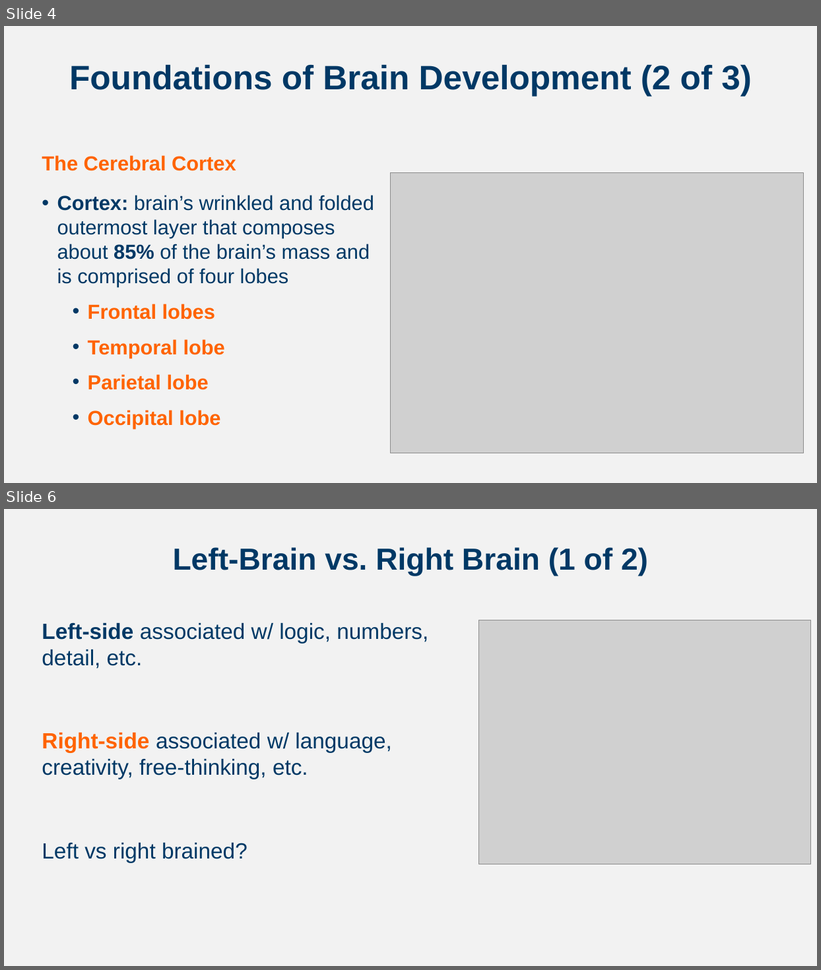
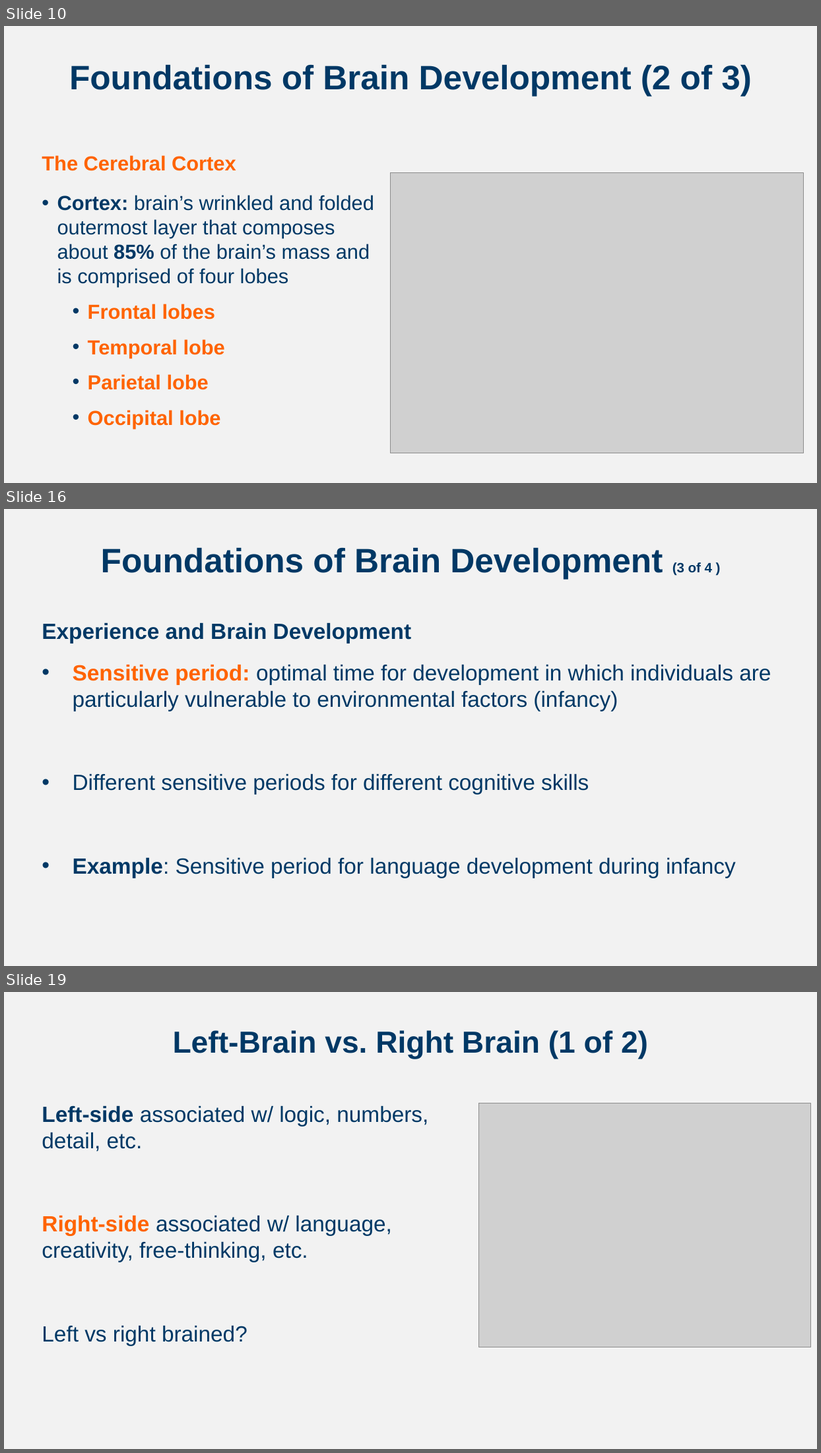
Before and after one commit to npm27/Teaching-Materials, a slide deck: Developmental Fall 24/Slides/Chapter 4.pptx. Shown one above the other, each under a label of ours: slides 4 and 6 before the commit, slides 10, 16 and 19 after it; the slides between them are not shown. The pictures are 821x970 and 821x1453 pixels, drawn with LibreOffice and Linux fonts; fonts in the diff are those of the drawing; grey boxes stand for pictures. Boxes give left, top, right and bottom in pixels: in the first picture for what was removed or moved away, otherwise in the second. Text is boxed around its words. In the diff, an @@ line names an element or a change of style, - is before the commit and + after.

```diff
--- a/Developmental Fall 24/Slides/Chapter 4.pptx
+++ b/Developmental Fall 24/Slides/Chapter 4.pptx
@@ slide 16 added at box(4, 509, 817, 966), background #F2F2F2 @@
@@ title added at box(101, 547, 712, 579), 40 pt, text #003865, bold @@
+Foundations of Brain Development (3 of 4 )
@@ text added at box(42, 623, 771, 878), 26 pt, text #003865 @@
+Experience and Brain Development
+• Sensitive period: optimal time for development in which individuals are particularly vulnerable to environmental factors (infancy)
+• Different sensitive periods for different cognitive skills
+• Example: Sensitive period for language development during infancy
@@ what was slide 4 is now slide 10 @@
@@ what was slide 6 is now slide 19 @@
```
Also in this commit, not shown: 6 slides changed, 15 other slides added, 1 other file.
